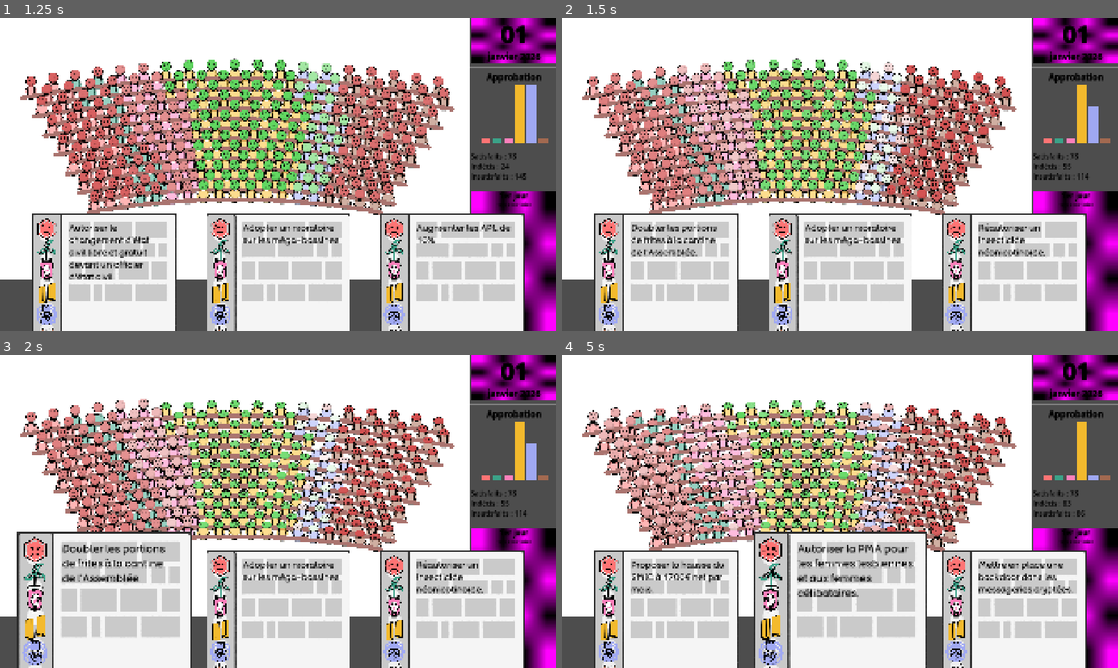
Above: before the commit, frames 1-4 (two rows, left to right).
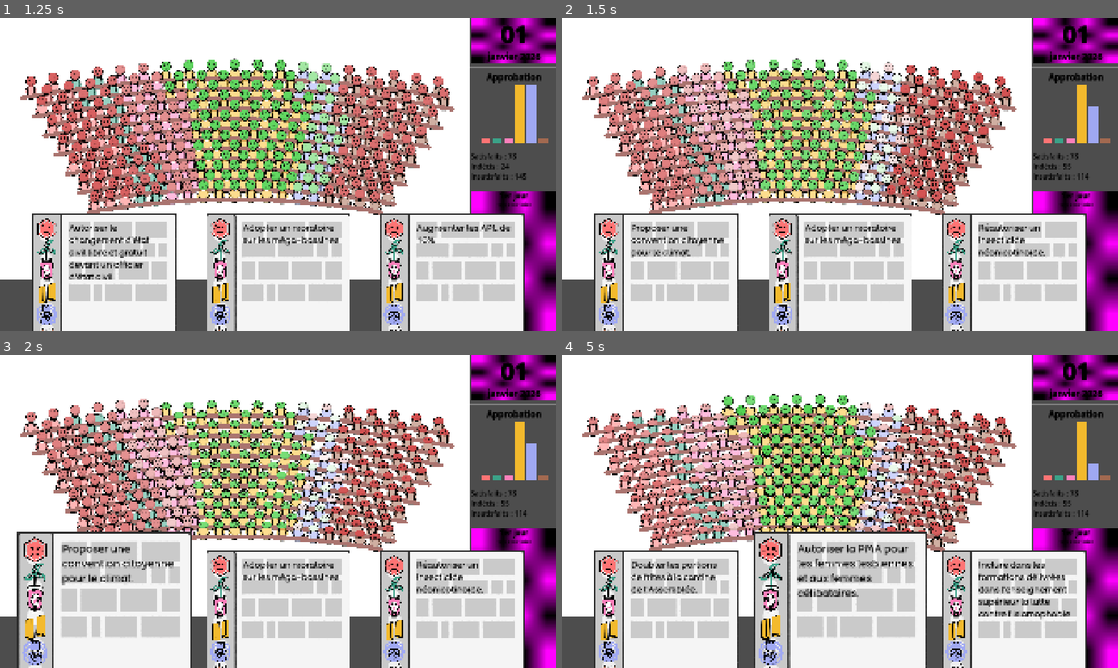
Above: after the commit, the same moments.

Repository: remimorvan/assemblee-nationale-simulator
Game: Godot game, scene res://scenes/game.tscn
Two runs of this game, one before a commit and one after it. Both use one fixed random seed, a clock stepped at 60 frames per second and the inputs below.
Inputs (mouse positions are in pixels of both pictures, inside the frame that each line leads up to):
- Up to frame 1 (1.25 s): tap Enter at 0.5 s; move the mouse to (511, 115) at 0.52 s; click (511, 115) at 0.67 s
- Up to frame 2 (1.5 s): tap Space at 1.25 s; move the mouse to (667, 309) at 1.27 s; click (667, 309) at 1.42 s
- Up to frame 3 (2 s): no input
- Up to frame 4 (5 s): move the mouse to (840, 646) at 2.02 s; click (840, 646) at 2.17 s; move the mouse to (1012, 646) at 2.77 s; click (1012, 646) at 2.92 s; click (1012, 646) at 3.67 s; move the mouse to (840, 646) at 4.27 s; click (840, 646) at 4.42 s

Frame 1 is identical in both runs. In frame 2, 0.6% of the frame differs, in the area x 12-30%, y 66-77%; in frame 3, 0.9%; in frame 4, 11%, in the area x 4-97%, y 12-85%.

Commit message:
update carte convention climat

Diff:
--- a/assets/card/cards.json
+++ b/assets/card/cards.json
@@ -1,4 +1,20 @@
 [
+	{
+		"text": "Proposer une convention citoyenne pour le climat.",
+		"effects": {
+			"lfi": [0.5, 0.2],
+			"eco": [0.5, 0.2],
+			"soc": [0.5, 0.4],
+			"macron": [1, 0.1],
+			"lr": [0.4, 0.2],
+			"rn": [0.4, 0.2]
+		},
+		"image_path": "ecology.png",
+		"quote": "",
+		"special_event": "convention_citoyenne",
+		"special_event_title": "Convention citoyenne : les résultats !",
+		"special_event_descr": "150 volontaires tirés au hasard se sont réunis pour la convention citoyenne. Leurs conclusions sont unanimes et ambitieuses : limiter l'usage individuel de la voiture, rendre obligatoire la rénovation énergétique des bâtiments à moyenne terme, réglementer les méthodes de pèche, etc. Euphorie sur les bancs de la gauche… mais le premier ministre suivra-t-il les propositions de la convention ?"
+	},
 	{
 		"text": "Doubler les portions de frites à la cantine de l'Assemblée.",
 		"effects": {
@@ -291,7 +307,7 @@
 		"quote": "Oops"
 	},
 	{
-		"text": "Constater en France que les veuves vivent plus longtemps que leurs maris",
+		"text": "Constater en France que les veuves vivent plus longtemps que leurs maris.",
 		"effects": {
 			"lfi": [0, 0.1],
 			"eco": [0, 0.1],
@@ -398,22 +414,6 @@
 		"quote": ""
 	},
 	{
-		"text": "Proposer une convention citoyenne pour le climat.",
-		"effects": {
-			"lfi": [0.5, 0.2],
-			"eco": [0.5, 0.2],
-			"soc": [0.5, 0.4],
-			"macron": [1, 0.1],
-			"lr": [0.4, 0.2],
-			"rn": [0.4, 0.2]
-		},
-		"image_path": "ecology.png",
-		"quote": "",
-		"special_event": "convention_citoyenne",
-		"special_event_title": "Convention citoyenne : les résultats !",
-		"special_event_descr": "150 volontaires tirés au hasard se sont réunis pour la convention citoyenne. Leurs conclusions n'allant pas dans le sens du gouvernement, celui-ci a décidé d'enterrer leurs propositions. Tollé sur les bancs de la gauche."
-	},
-	{
 		"text": "Augmenter les APL de 10%",
 		"effects": {
 			"lfi": [0.8, 0.2],
--- a/scripts/deck.gd
+++ b/scripts/deck.gd
@@ -1,6 +1,6 @@
 extends Node2D
 
-@export var card:PackedScene # Utile pour instancier des MP
+@export var card: PackedScene # Utile pour instancier des MP
 @onready var Hemicycle: AspectRatioContainer = $"../HBoxContainer/Hemicycle"
 
 var all_cards: Array[Node2D] = []
--- a/scripts/player.gd
+++ b/scripts/player.gd
@@ -1,7 +1,7 @@
 extends Node2D
 @onready var Deck: Node2D = $"../Deck"
 @onready var Journal: Control = $"../HBoxContainer/VBoxContainer/Journal"
-
+@export var card: PackedScene
 
 ## Ici c'est pour mettre les actions du joueur
 
@@ -11,6 +11,8 @@
 var rng = RandomNumberGenerator.new()
 var special_event # string or null
 var declared_special_event_this_turn: bool = false
+const nb_days_before_vote: int = 5
+var last_card_changed: int = 0
 
 func has_special_card_in_hand() -> bool:
 	for card in hand:
@@ -48,6 +50,7 @@
 			break
 		card_nb += 1
 	remove_child(card)
+	last_card_changed = card_nb
 	return card_nb
 
 func change_random_card(other_card: int) -> void:
@@ -58,11 +61,26 @@
 	removed_card_pos = arr[removed_card_pos]
 	remove_card_from_hand(hand[removed_card_pos])
 	add_card_to_hand(removed_card_pos)
+	last_card_changed = removed_card_pos
 
 func add_card_to_hand(card_pos: int) -> void:
 	var new_card: Area2D = Deck.get_new_card(has_special_card_in_hand() or declared_special_event_this_turn)
 	add_child(new_card)
 	hand.insert(card_pos, new_card)
+	print_hand()
+	last_card_changed = card_pos
+
+func put_card_back_in_hand() -> void:
+	var old_card = hand.pop_at(last_card_changed)
+	Deck.all_cards.insert(0, old_card)
+	remove_child(old_card)
+	print_hand()
+
+func add_custom_card_to_hand(text: String, effects_mean: Dictionary[String, float], effects_std: Dictionary[String, float], image_path: String) -> void:
+	var new_card = card.instantiate()
+	new_card.setup(text, effects_mean, effects_std, image_path, null, null, null)
+	hand.insert(last_card_changed, new_card)
+	add_child(new_card)
 	print_hand()
 
 func get_current_day() -> int:
@@ -102,8 +120,15 @@
 			for mp in get_tree().get_nodes_in_group("MP"):
 				mp.change_approval(-1)
 		"convention_citoyenne":
+			put_card_back_in_hand()
+			add_custom_card_to_hand(
+				"Ignorer les propositions de la convention citoyenne sur le climat",
+				{"lfi": -1.5, "eco": -2, "soc": -1.5, "macron": 0, "lr": 0, "rn": 0},
+				{"lfi": 0.1, "eco": 0.1, "soc": 0.1, "macron": 0.2, "lr": 0.2, "rn": 0.2},
+				"ecology.png"
+			)
 			for mp in get_tree().get_nodes_in_group("MP"):
-				var delta: float = [-1, -1, -1, 0, 0, 0][mp.group_id]
+				var delta: float = [1, 1, 1, 0, 0, 0][mp.group_id]
 				mp.change_approval(delta)
 		"mediapart":
 			incr_nb_card_played()
@@ -116,10 +141,8 @@
 		mp.present = true
 		mp.visible = true
 	if special_event:
+		Journal.update(special_event["title"],special_event["description"],"")
 		trigger_special_event(special_event["id"])
-		#print(special_event["title"])
-		#print(special_event["description"])
-		Journal.update(special_event["title"],special_event["description"],"")
 		special_event = null
 		declared_special_event_this_turn = false
 	print("TODO: JOURNAL")
